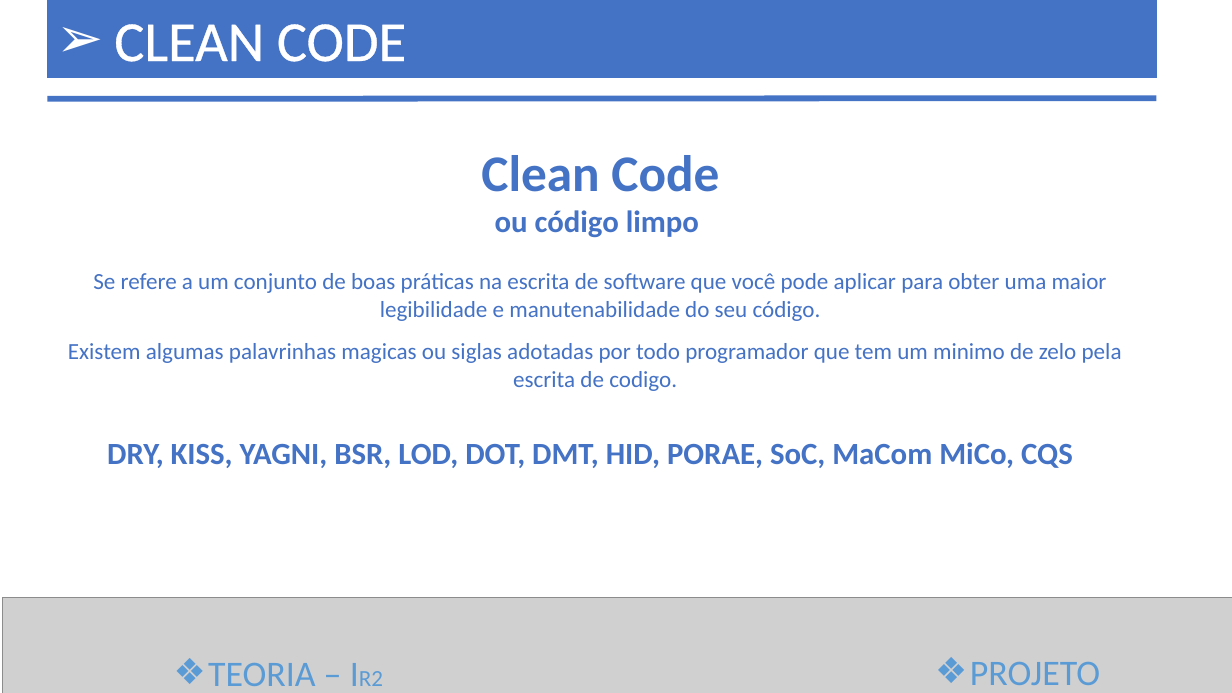
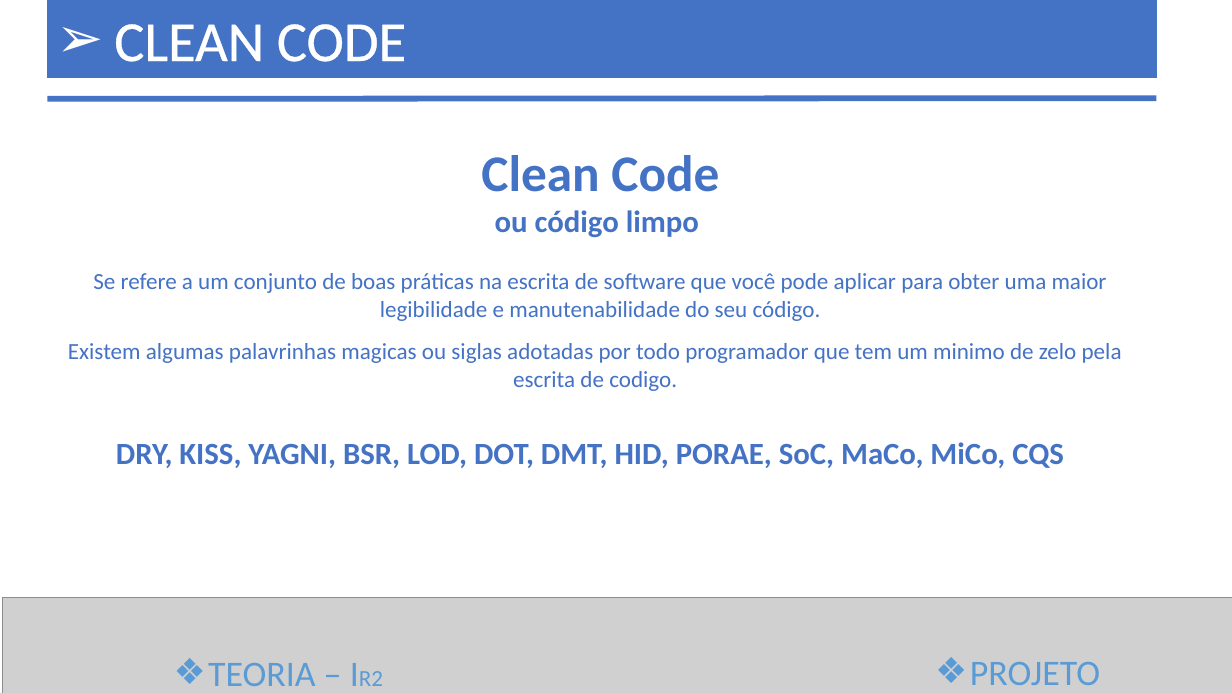
Before and after one commit to OspC0d3/projeto-eka, a slide deck: slide 2 of teoria1/Teoria1r2.pptx. Drawn at 1232x693 pixels with LibreOffice and Linux fonts; fonts in the diff are those of the drawing; grey boxes stand for pictures. Boxes give left, top, right and bottom in pixels: in the first picture for what was removed or moved away, otherwise in the second. Text is boxed around its words. In the diff, an @@ line names an element or a change of style, - is before the commit and + after.

Commit message:
Commit Teoria 1 - 2a Reuniao

```diff
--- a/teoria1/Teoria1r2.pptx
+++ b/teoria1/Teoria1r2.pptx
@@ text at bbox=[116, 442, 1064, 468]: text changed @@
-DRY, KISS, YAGNI, BSR, LOD, DOT, DMT, HID, PORAE, SoC, MaCom MiCo, CQS
+DRY, KISS, YAGNI, BSR, LOD, DOT, DMT, HID, PORAE, SoC, MaCo, MiCo, CQS
```
